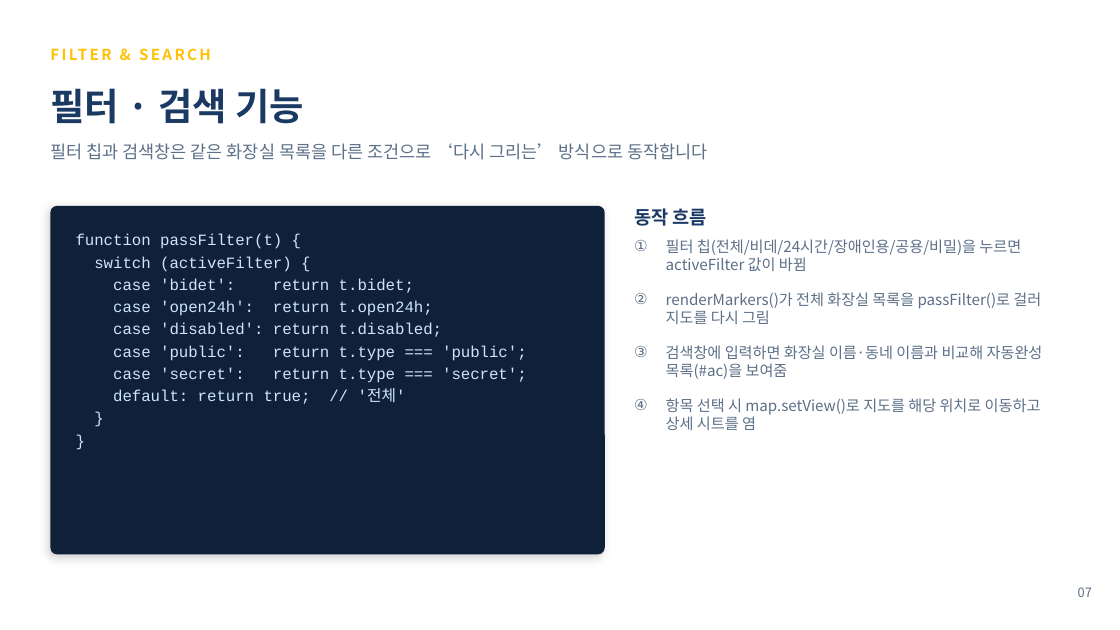
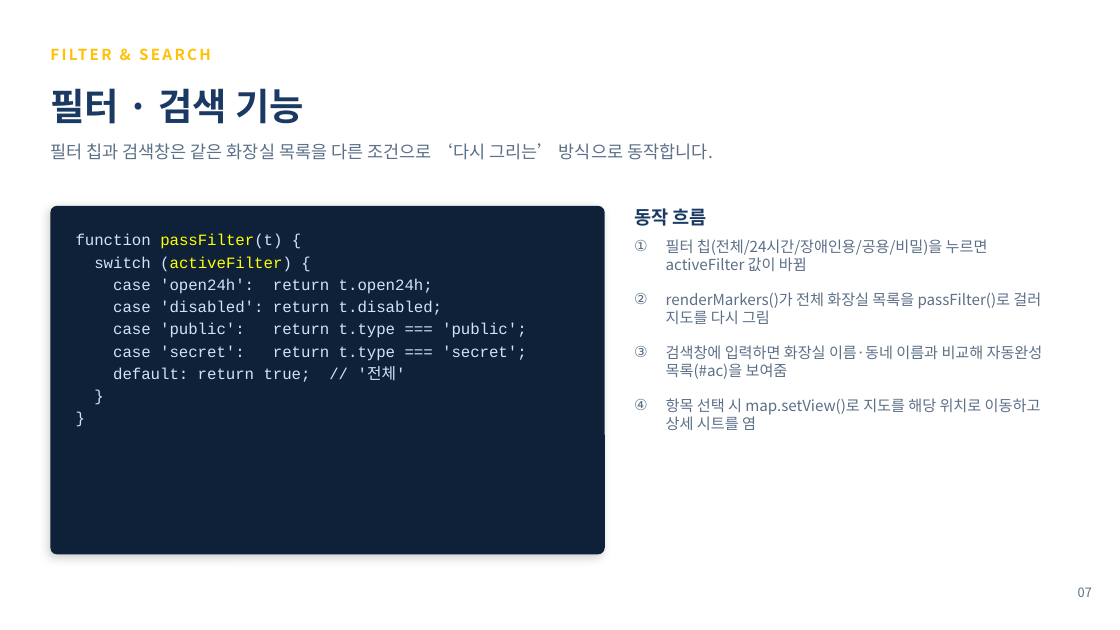
Before and after one commit to yejin2003/my-toilet-app, a slide deck: slide 7 of 어딨어_내_화장실_발표자료_최종.pptx. Drawn at 1120x630 pixels with LibreOffice and Linux fonts; fonts in the diff are those of the drawing. Boxes give left, top, right and bottom in pixels: in the first picture for what was removed or moved away, otherwise in the second. Text is boxed around its words. In the diff, an @@ line names an element or a change of style, - is before the commit and + after.

```diff
--- a/어딨어_내_화장실_발표자료_최종.pptx
+++ b/어딨어_내_화장실_발표자료_최종.pptx
@@ text at box(50, 143, 713, 160): text changed @@
-필터 칩과 검색창은 같은 화장실 목록을 다른 조건으로 ‘다시 그리는’ 방식으로 동작합니다
+필터 칩과 검색창은 같은 화장실 목록을 다른 조건으로 ‘다시 그리는’ 방식으로 동작합니다.
@@ text at box(76, 234, 292, 272): text colour #CFE3FF to #FFFF00 in "passFilter(t)", "(activeFilter)" @@
@@ text at box(666, 239, 988, 271): text changed @@
-① 필터 칩(전체/비데/24시간/장애인용/공용/비밀)을 누르면 activeFilter 값이 바뀜
+① 필터 칩(전체/24시간/장애인용/공용/비밀)을 누르면 activeFilter 값이 바뀜
@@ text at box(113, 278, 414, 293): paragraph removed @@
-case 'bidet': return t.bidet;
```
Also in this commit, not shown: 6 other slides changed.
